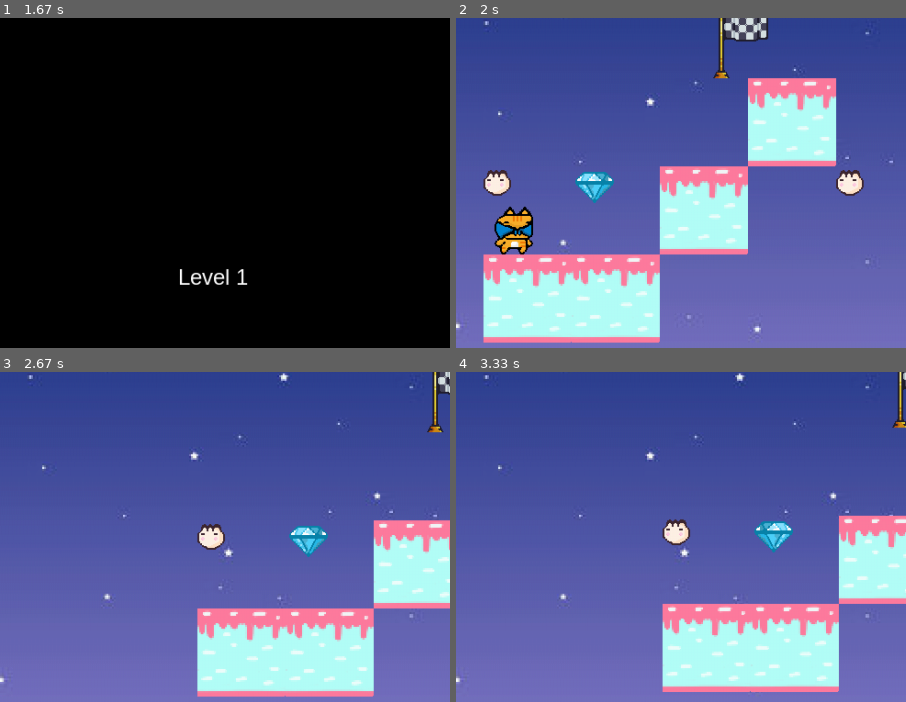
Above: before the commit, frames 1-4 (two rows, left to right).
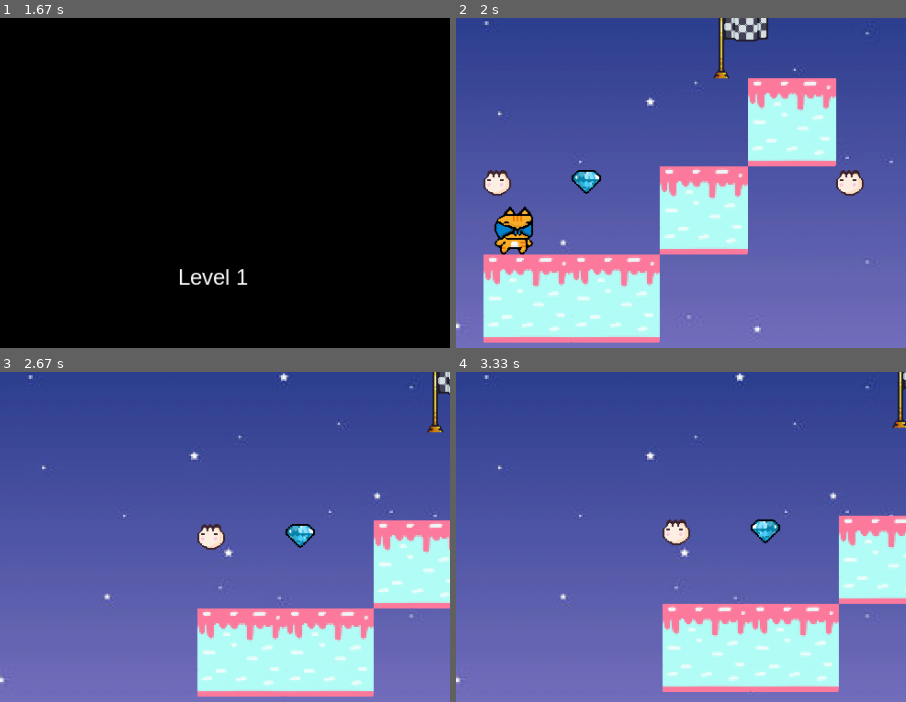
Above: after the commit, the same moments.

Repository: biancafu/pygame_hackathon
Game: pygame game, started from main.py
The game is run twice, just before and just after one commit, with the same random seed, the same clock (stepped at 60 frames per second) and the same inputs.
Inputs (mouse positions are % of the whole screen's width and height, from its top left):
- Up to frame 1 (1.67 s): click "Start Game" at 0.38 s
- Up to frame 2 (2 s): click (26, 51) at 1.72 s
- Up to frame 3 (2.67 s): hold Left 2-2.53 s; hold Left from 2.57 s (still down)
- Up to frame 4 (3.33 s): release Left at 2.97 s; hold Right from 3 s (still down); tap S at 3.15 s
The pictures show only the part of the screen within x 26-76%, y 11-61%; the shares and areas given below are measured in that part.

Frame 1 is identical in both runs. In frame 2, 0.6% of the frame differs, in the area x 25-36%, y 46-57%; in frame 3, 0.6%; in frame 4, 0.6%, in the area x 65-75%, y 44-55%.

Commit message:
fixed diamond

Diff:
--- a/main.py
+++ b/main.py
@@ -525,7 +525,7 @@
 
     def __init__(self, x, y, width, height):
         super().__init__(x, y, width, height, "pineapple")
-        self.heart = load_sprite_sheets("Items", "Fruits", 24, 24)
+        self.heart = load_sprite_sheets("Items", "Fruits", 16, 16)
         self.image = self.heart["Pineapple"][0]
         self.mask = pygame.mask.from_surface(self.image)
         self.x = x
Binary file changed: assets/Items/Fruits/Pineapple.png
Binary file added: assets/Items/Treasures/Pineapple.png
